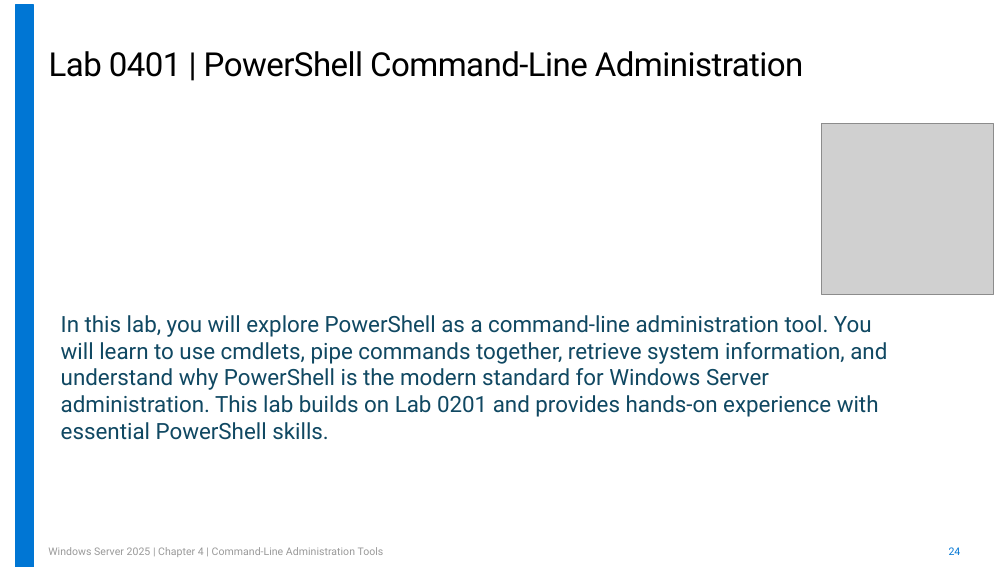
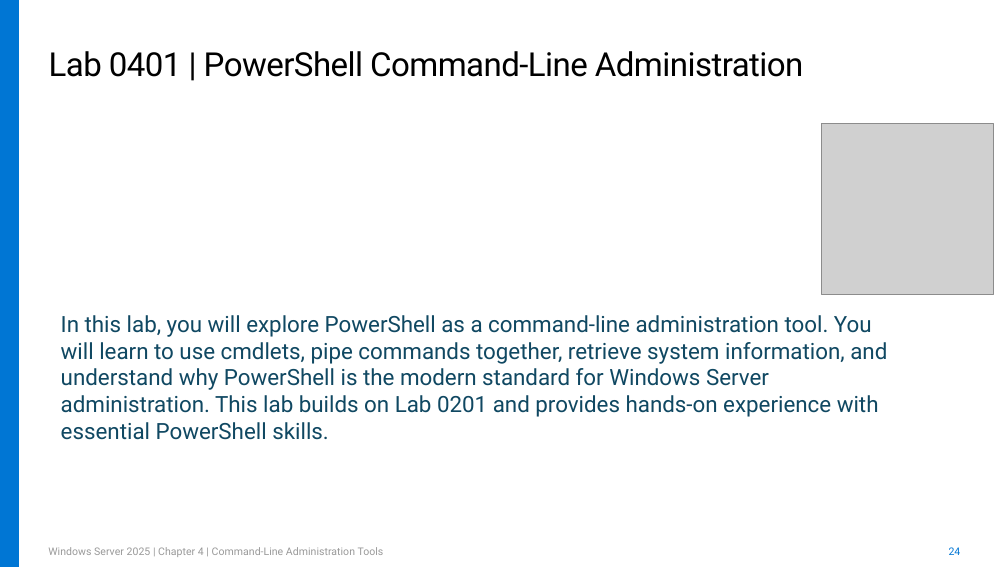
Before and after one commit to kramit/Windows-Server-2025-Course-Labs, a slide deck: slide 25 of FinalOutput/Chapter 4 Command-Line Administration Tools - Master Template.pptx. Drawn at 1008x567 pixels with LibreOffice and Linux fonts; fonts in the diff are those of the drawing; grey boxes stand for pictures. Boxes give left, top, right and bottom in pixels: in the first picture for what was removed or moved away, otherwise in the second. Text is boxed around its words. In the diff, an @@ line names an element or a change of style, - is before the commit and + after.

```diff
--- a/FinalOutput/Chapter 4 Command-Line Administration Tools - Master Template.pptx
+++ b/FinalOutput/Chapter 4 Command-Line Administration Tools - Master Template.pptx
@@ rectangle: place and size @@
-rectangle at (15,5,33,567)
+rectangle at (0,0,18,566)
```
Also in this commit, not shown: 1 other slide changed, 3 other files.
